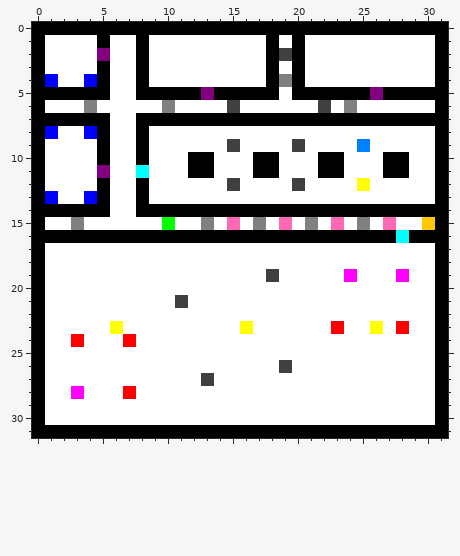
Edited in one commit: pixel-art sprite (assets/maps/map11.png). This is how it looked before the edit.
The file is 32x32 pixels.
After:
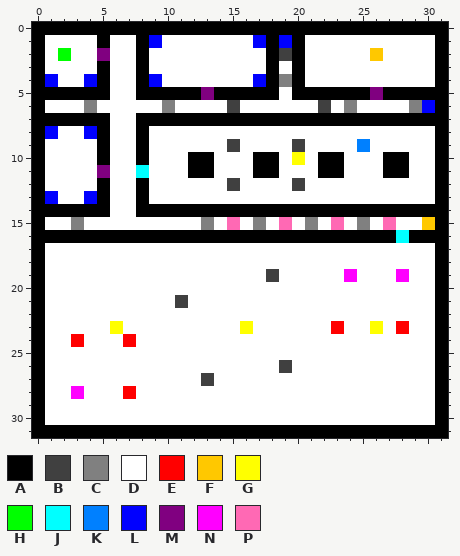
Palette (. is transparent): A #000000  B #404040  C #808080  D #ffffff  E #ff0000  F #ffc800  G #ffff00  H #00ff00  J #00ffff  K #0080ff  L #0000ff  M #800080  N #ff00ff  P #ff69b4
Difference:
y 1: x 9 D -> L; x 17 D -> L; x 19 D -> L
y 2: x 2 D -> H; x 26 D -> F
y 4: x 9 D -> L; x 17 D -> L
y 6: x 29..30 DD -> CL
y 10: x 20 D -> G
y 12: x 25 G -> D
y 15: x 10 H -> D
Boxes around the changes in both pictures, in picture pixels (x1, y1, x2, y2):
changed: (149, 35, 162, 87)
changed: (253, 35, 292, 87)
changed: (58, 48, 71, 61)
changed: (370, 48, 383, 61)
changed: (409, 100, 435, 113)
changed: (292, 152, 305, 165)
changed: (357, 178, 370, 191)
changed: (162, 217, 175, 230)
